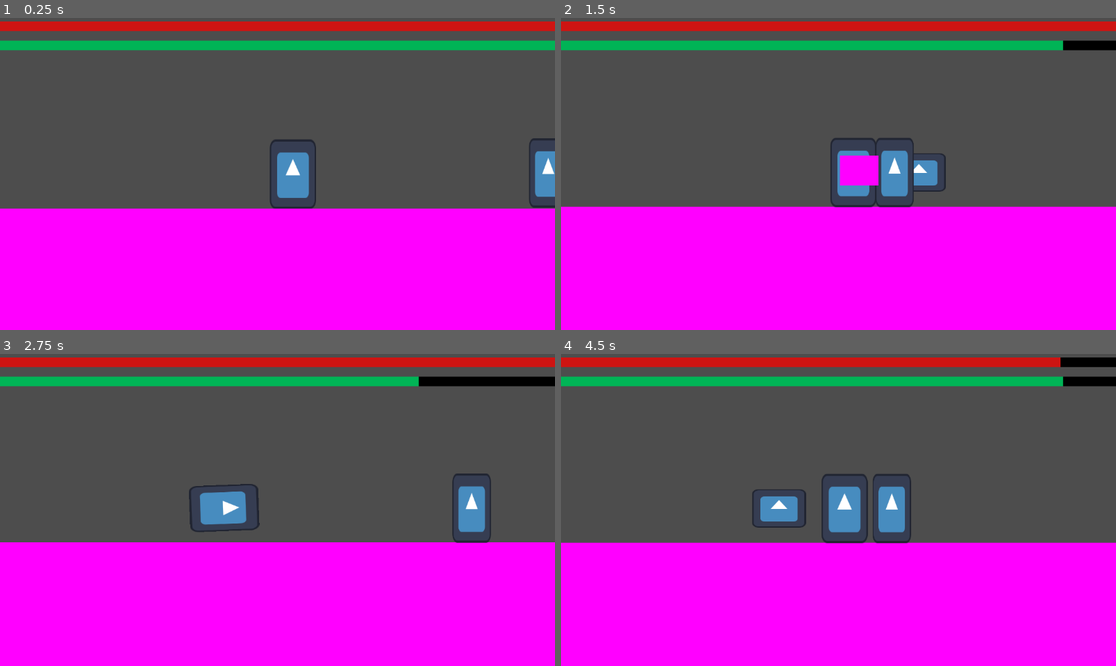
Above: before the commit, frames 1-4 (two rows, left to right).
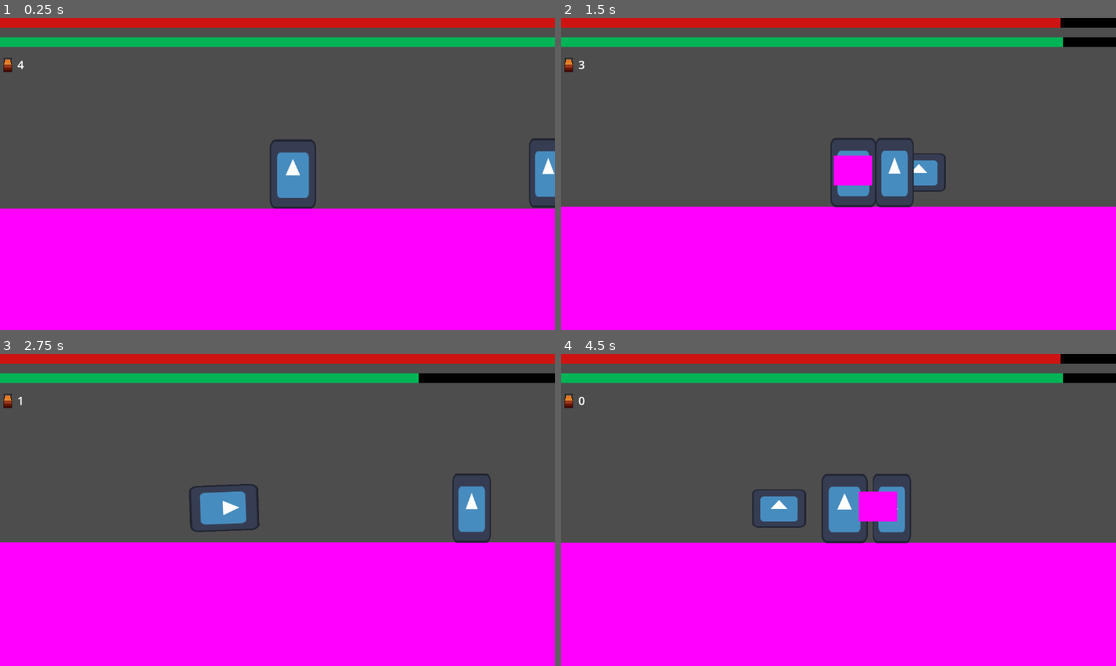
Above: after the commit, the same moments.

Repository: CodeScratcher/soulslike
Game: Godot game, scene res://Levels/test_scene.tscn
Two runs of this game, one before a commit and one after it. Both use one fixed random seed, a clock stepped at 60 frames per second and the inputs below. The engine's default icon, where the game draws it, is replaced by a stand-in: a white triangle on a blue panel in a dark square.
Inputs (mouse positions are in pixels of both pictures, inside the frame that each line leads up to):
- Up to frame 1 (0.25 s): no input
- Up to frame 2 (1.5 s): move the mouse to (960, 158) at 0.52 s; hold D (right) from 0.53 s (still down); tap E (heal, bound only after the commit) at 0.6 s; tap W (jump) at 0.77 s; move the mouse to (727, 189) at 1.27 s; click (727, 189) at 1.35 s
- Up to frame 3 (2.75 s): tap W (jump) at 1.52 s; tap E (heal, bound only after the commit) at 1.55, 2.3 s; move the mouse to (333, 441) at 2.02 s; release D (right) at 2.03 s; hold A (left) from 2.03 s (still down); tap Space (roll) at 2.1 s
- Up to frame 4 (4.5 s): move the mouse to (810, 572) at 2.77 s; release A (left) at 2.78 s; hold D (right) 2.78-4.28 s; tap E (heal, bound only after the commit) at 2.85, 3.6 s; tap W (jump) at 3.02, 3.77 s; move the mouse to (1005, 556) at 3.52 s; move the mouse to (672, 463) at 4.27 s; hold A (left) from 4.28 s (still down); click (672, 463) at 4.35 s

The runs differ from the first frame. In frame 1, 4.8% of the frame differs, in the area x 0-100%, y 0-18%; in frame 2, 5.2%; in frame 3, 4.8%; in frame 4, 5.4%, in the area x 0-100%, y 0-54%.

Commit message:
Variety fixes
Flask position art and heal system

Diff:
--- a/Objects/GUI.tscn
+++ b/Objects/GUI.tscn
@@ -1,6 +1,7 @@
-[gd_scene load_steps=6 format=3 uid="uid://d2j8drpmijmf0"]
+[gd_scene load_steps=8 format=3 uid="uid://d2j8drpmijmf0"]
 
 [ext_resource type="Script" path="res://Scripts/GUI.gd" id="1_2lrv1"]
+[ext_resource type="Texture2D" uid="uid://bx0kff31lhxxd" path="res://Textures/flask.png" id="2_ard8t"]
 
 [sub_resource type="Gradient" id="Gradient_7c34m"]
 offsets = PackedFloat32Array(0)
@@ -21,6 +22,9 @@
 width = 1152
 height = 20
 
+[sub_resource type="LabelSettings" id="LabelSettings_bwv20"]
+font_size = 24
+
 [node name="CanvasLayer" type="CanvasLayer"]
 script = ExtResource("1_2lrv1")
 
@@ -33,11 +37,14 @@
 grow_vertical = 2
 
 [node name="VBoxContainer" type="VBoxContainer" parent="Gui"]
-custom_minimum_size = Vector2(400, 0)
+custom_minimum_size = Vector2(200, 0)
 layout_mode = 1
-anchors_preset = 10
-anchor_right = 1.0
-offset_bottom = 74.0
+anchors_preset = 5
+anchor_left = 0.5
+anchor_right = 0.5
+offset_left = -576.0
+offset_right = 576.0
+offset_bottom = 103.0
 grow_horizontal = 2
 theme_override_constants/separation = 20
 alignment = 1
@@ -59,3 +66,17 @@
 texture_progress = SubResource("GradientTexture2D_0h1h7")
 tint_under = Color(0, 0, 0, 1)
 tint_progress = Color(0, 0.705882, 0.337255, 1)
+
+[node name="HBoxContainer" type="HBoxContainer" parent="Gui/VBoxContainer"]
+layout_mode = 2
+size_flags_horizontal = 0
+size_flags_stretch_ratio = 14.03
+
+[node name="TextureRect" type="TextureRect" parent="Gui/VBoxContainer/HBoxContainer"]
+layout_mode = 2
+texture = ExtResource("2_ard8t")
+
+[node name="Flask" type="Label" parent="Gui/VBoxContainer/HBoxContainer"]
+layout_mode = 2
+text = "3"
+label_settings = SubResource("LabelSettings_bwv20")
--- a/Objects/Player.tscn
+++ b/Objects/Player.tscn
@@ -160,7 +160,6 @@
 [node name="HurtboxCollider" type="CollisionShape2D" parent="Hurtbox"]
 position = Vector2(1, -1)
 shape = SubResource("RectangleShape2D_qdofb")
-disabled = true
 debug_color = Color(0.721569, 0.0745098, 0.733333, 0.419608)
 
 [node name="Hitbox" type="Area2D" parent="."]
--- a/Objects/test_enemy.tscn
+++ b/Objects/test_enemy.tscn
@@ -108,7 +108,7 @@
 size = Vector2(40, 31.5)
 
 [sub_resource type="RectangleShape2D" id="RectangleShape2D_70ng5"]
-size = Vector2(8.2e+06, 6.20002e+06)
+size = Vector2(6.4e+06, 6.20002e+06)
 
 [node name="TestEnemy" type="CharacterBody2D"]
 collision_layer = 4
@@ -170,7 +170,7 @@
 collision_mask = 9
 
 [node name="CollisionShape2D" type="CollisionShape2D" parent="AttackArea"]
-position = Vector2(41, 32.9999)
+position = Vector2(32, 32.9999)
 scale = Vector2(1e-05, 1e-05)
 shape = SubResource("RectangleShape2D_70ng5")
 
--- a/Scripts/GUI.gd
+++ b/Scripts/GUI.gd
@@ -6,3 +6,4 @@
 func _process(delta):
 	$Gui/VBoxContainer/Health.value = player.hp / player.MAX_HP * 100
 	$Gui/VBoxContainer/Stamina.value = player.stamina / player.MAX_STAMINA * 100
+	$Gui/VBoxContainer/HBoxContainer/Flask.text = str(player.flasks)
--- a/Scripts/Player.gd
+++ b/Scripts/Player.gd
@@ -23,6 +23,7 @@
 var stamina = MAX_STAMINA
 
 var hit_iframes = 0
+var flasks = 4
 
 func _physics_process(delta):
 	var in_roll = $AnimationPlayer.current_animation == "roll" or $AnimationPlayer.current_animation == "roll_left"
@@ -92,11 +93,20 @@
 
 	hit_iframes -= 1
 
+	heal()
+
 func hit(area):
 	if hit_iframes <= 0:
 		hit_iframes = 5
 		hp -= 10
 
-
 		if hp <= 0:
 			get_tree().reload_current_scene()
+
+func heal():
+	if Input.is_action_just_pressed("heal"):
+		if flasks > 0:
+			hp += 30
+			flasks -= 1
+			if hp > MAX_HP:
+				hp = MAX_HP
--- a/project.godot
+++ b/project.godot
@@ -52,3 +52,8 @@
 "events": [Object(InputEventKey,"resource_local_to_scene":false,"resource_name":"","device":-1,"window_id":0,"alt_press …(182 unchanged characters)…
 ]
 }
+heal={
+"deadzone": 0.5,
+"events": [Object(InputEventKey,"resource_local_to_scene":false,"resource_name":"","device":-1,"window_id":0,"alt_pressed":false,"shift_pressed":false,"ctrl_pressed":false,"meta_pressed":false,"pressed":false,"keycode":0,"physical_keycode":69,"key_label":0,"unicode":101,"echo":false,"script":null)
+]
+}
Binary file added: Textures/flask.png
Not shown, added: Textures/flask.png.import
